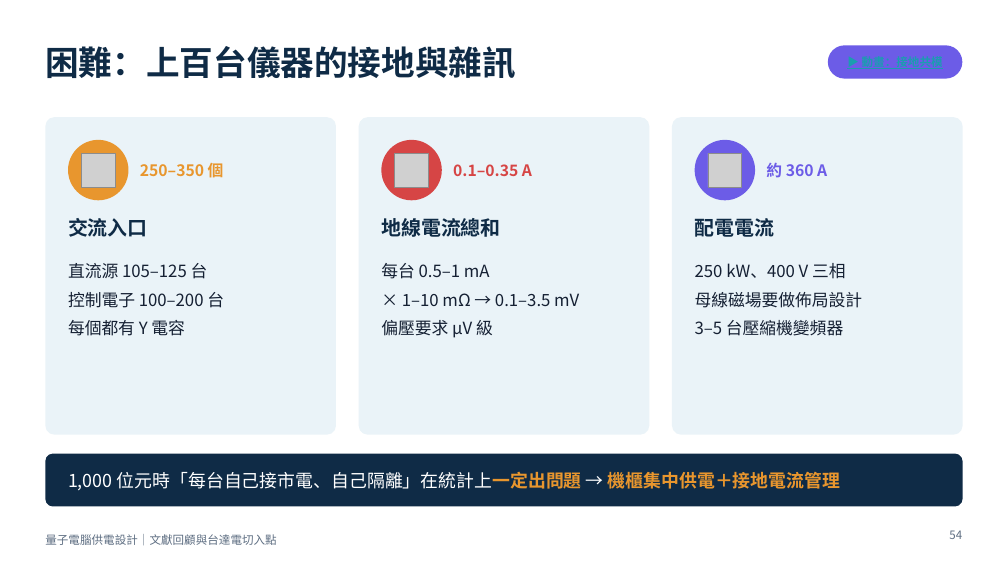
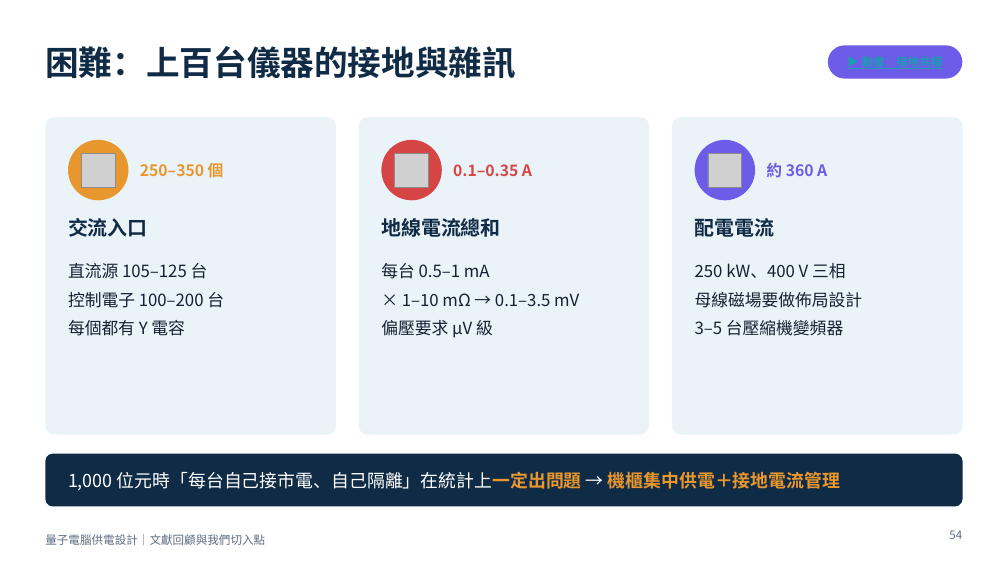
Before and after one commit to pcpcchen-coder/QuantumComputing, a slide deck: slide 54 of slides/output/qc-power-supply-delta.pptx. Drawn at 1008x567 pixels with LibreOffice and Linux fonts; fonts in the diff are those of the drawing; grey boxes stand for pictures. Boxes give left, top, right and bottom in pixels: in the first picture for what was removed or moved away, otherwise in the second. Text is boxed around its words. In the diff, an @@ line names an element or a change of style, - is before the commit and + after.

```diff
--- a/slides/output/qc-power-supply-delta.pptx
+++ b/slides/output/qc-power-supply-delta.pptx
@@ text at [45, 534, 265, 545]: text changed @@
-量子電腦供電設計｜文獻回顧與台達電切入點
+量子電腦供電設計｜文獻回顧與我們切入點
```
Also in this commit, not shown: 76 other slides changed, 8 other files.
